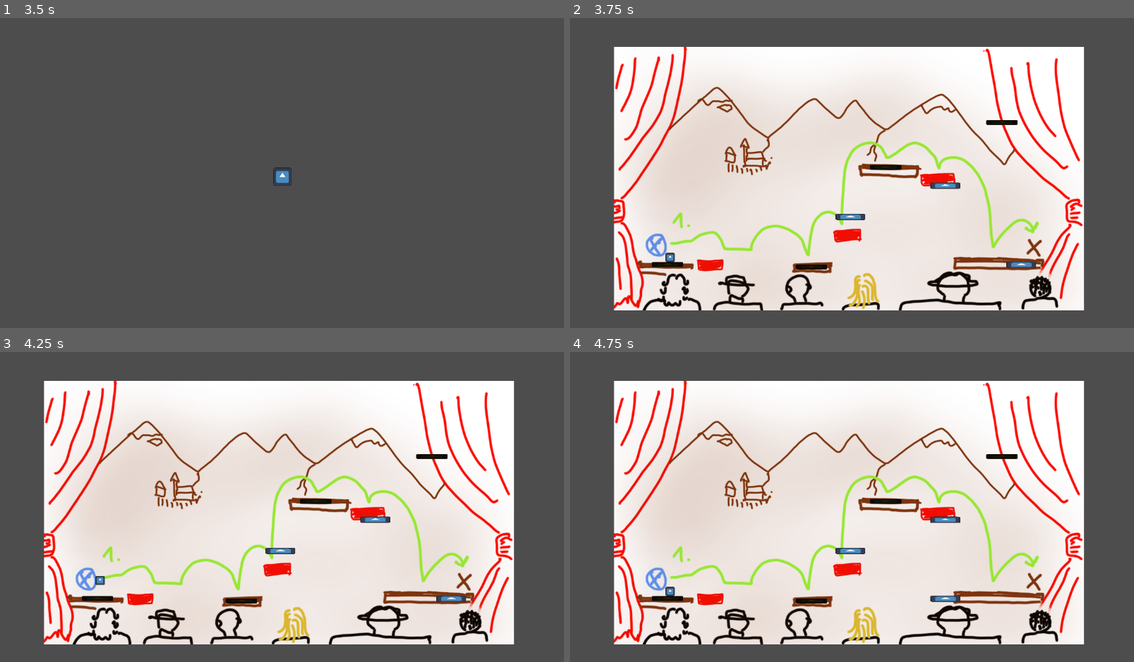
Above: before the commit, frames 1-4 (two rows, left to right).
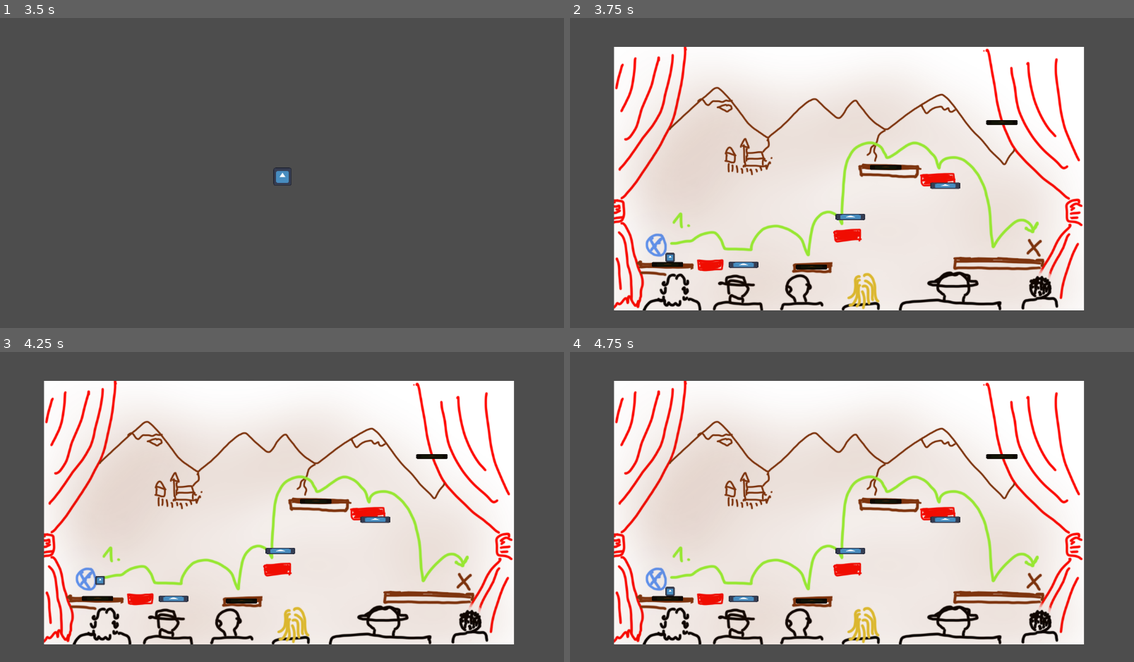
Above: after the commit, the same moments.

Repository: danigeri/Brackeys-Game-Jam
Game: Godot game, scene res://scenes/GameLoop/game_loop.tscn
Two runs of this game, one before a commit and one after it. Both use one fixed random seed, a clock stepped at 60 frames per second and the inputs below. The engine's default icon, where the game draws it, is replaced by a stand-in: a white triangle on a blue panel in a dark square.
Inputs (mouse positions are in pixels of both pictures, inside the frame that each line leads up to):
- Up to frame 1 (3.5 s): move the mouse to (434, 191) at 0.52 s; press the mouse at (434, 191) at 0.53 s; hold Right (right) 0.53-2.03 s; tap Up (up) at 0.77, 1.52, 3.02 s; move the mouse to (535, 191) at 1.27 s; release the mouse at (535, 191) at 1.28 s; click (535, 191) at 1.35 s; move the mouse to (338, 107) at 2.02 s; press the mouse at (338, 107) at 2.03 s; hold Left (left) 2.03-2.78 s; tap Enter at 2.75 s; move the mouse to (253, 238) at 2.77 s; release the mouse at (253, 238) at 2.78 s; hold Right (right) from 2.78 s (still down); click (253, 238) at 2.85 s
- Up to frame 2 (3.75 s): keep holding Right (right); tap R (restart) at 3.5 s; move the mouse to (1021, 222) at 3.52 s; press the mouse at (1021, 222) at 3.53 s
- Up to frame 3 (4.25 s): keep holding Right (right); tap Up (up) at 3.77 s; tap R (restart) at 4.15 s
- Up to frame 4 (4.75 s): move the mouse to (947, 519) at 4.27 s; release Right (right) at 4.28 s; release the mouse at (947, 519) at 4.28 s; hold Left (left) from 4.28 s (still down); click (947, 519) at 4.35 s; tap Up (up) at 4.52 s

Frame 1 is identical in both runs. In frame 2, 0.2% of the frame differs, in the area x 28-83%, y 78-81%; in frame 3, 0.2%; in frame 4, 0.2%, in the area x 28-70%, y 52-81%.

Commit message:
fix plaform multiple moving bug add limit to plaform movement

Diff:
--- a/scenes/Platform/platform.gd
+++ b/scenes/Platform/platform.gd
@@ -39,20 +39,26 @@
 			.set_trans(Tween.TRANS_SINE)\
 			.set_ease(Tween.EASE_IN_OUT)
 
+
 func ghost_mode_on(value) ->void:
 		position.x = start_x
 		position.y = start_y
 		tween.kill()
 
 
-# Called every frame. 'delta' is the elapsed time since the previous frame.
 func _physics_process(_delta: float):
+
+	handle_platform_moving()
+	release_platform_on_releasing_click()
+
+
+func handle_platform_moving()-> void :
 	var mouse_pos = get_global_mouse_position()
 	if move:
 		if dir == "x":
-			position.x = mouse_pos.x
+			position.x = clamp(mouse_pos.x, start_x - distance, start_x + distance)
 		if dir == "y":
-			position.y = mouse_pos.y
+			position.y = clamp(mouse_pos.y, start_y - distance, start_y + distance)
 
 	if Input.is_action_pressed("click") and enter:
 		move = true
@@ -60,8 +66,16 @@
 		move = false
 
 
+func release_platform_on_releasing_click() -> void:
+	if Input.is_action_just_released("click"):
+		enter = false
+		move = false
+
+
 func _on_area_2d_mouse_entered() -> void:
-	enter = true
+	if !Input.is_mouse_button_pressed(MOUSE_BUTTON_LEFT):
+		enter = true
+
 
 func _on_area_2d_mouse_exited() -> void:
 	if !move:
--- a/scenes/Platform/platform.tscn
+++ b/scenes/Platform/platform.tscn
@@ -7,7 +7,7 @@
 size = Vector2(126, 32)
 
 [sub_resource type="RectangleShape2D" id="RectangleShape2D_34mie"]
-size = Vector2(127, 33)
+size = Vector2(156, 54)
 
 [node name="Platform" type="Node2D" unique_id=466164217]
 position = Vector2(400, 600)
